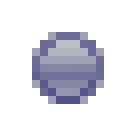
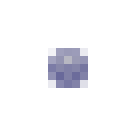
The second 128x128 image is a revision of the first. Changes to its layers:
showed "Layer 15" over [48, 48, 88, 88]
hid "context centered" over [32, 32, 104, 104]
